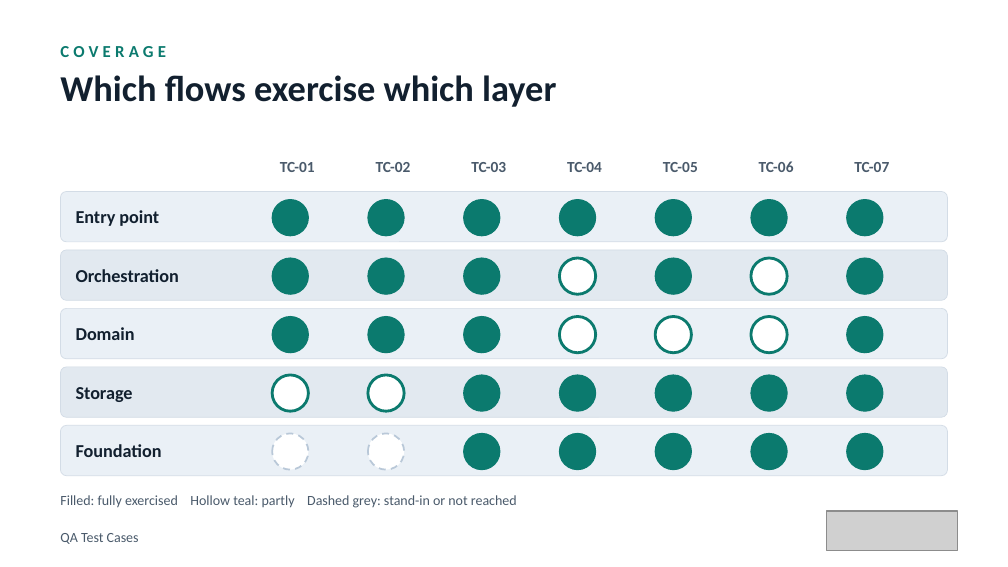
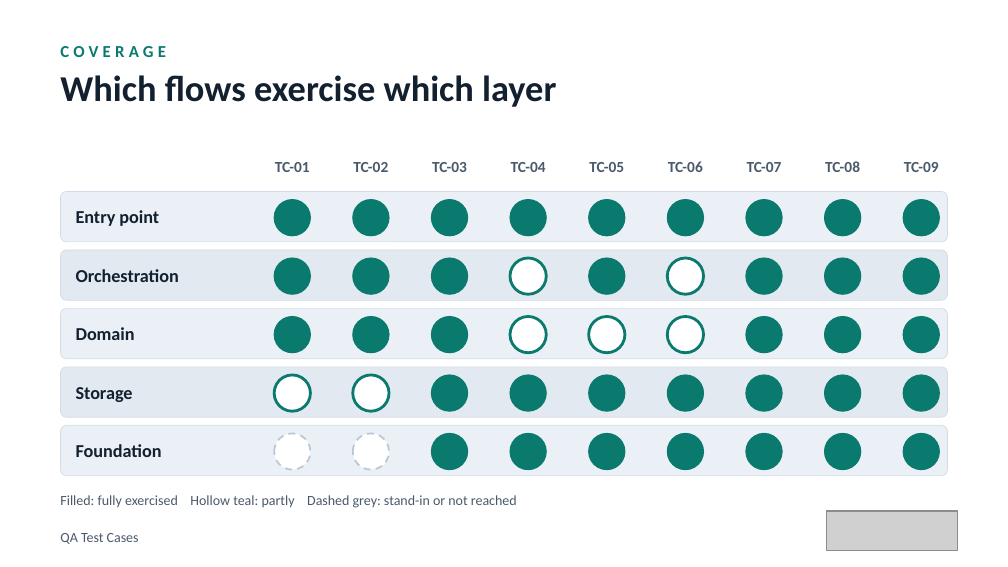
Before and after one commit to elitesoftwareqa/ev-charger, a slide deck: slide 6 of docs/presentation/EV-Charger-QA-Test-Cases.pptx. Drawn at 1008x567 pixels with LibreOffice and Linux fonts; fonts in the diff are those of the drawing; grey boxes stand for pictures. Boxes give left, top, right and bottom in pixels: in the first picture for what was removed or moved away, otherwise in the second. Text is boxed around its words. In the diff, an @@ line names an element or a change of style, - is before the commit and + after.

```diff
--- a/docs/presentation/EV-Charger-QA-Test-Cases.pptx
+++ b/docs/presentation/EV-Charger-QA-Test-Cases.pptx
@@ text "TC-01": place and size @@
-text "TC-01" at box(280, 162, 315, 172)
+text "TC-01" at box(275, 162, 310, 172)
@@ text "TC-02": place and size @@
-text "TC-02" at box(376, 162, 411, 172)
+text "TC-02" at box(353, 162, 388, 172)
@@ text "TC-03": place and size @@
-text "TC-03" at box(471, 162, 506, 172)
+text "TC-03" at box(432, 162, 467, 172)
@@ text "TC-04": place and size @@
-text "TC-04" at box(567, 162, 602, 172)
+text "TC-04" at box(511, 162, 546, 172)
@@ text "TC-05": place and size @@
-text "TC-05" at box(663, 162, 698, 172)
+text "TC-05" at box(589, 162, 624, 172)
@@ text "TC-06": place and size @@
-text "TC-06" at box(759, 161, 794, 172)
+text "TC-06" at box(668, 161, 703, 172)
@@ text "TC-07": place and size @@
-text "TC-07" at box(854, 162, 889, 172)
+text "TC-07" at box(747, 162, 782, 172)
@@ text added at box(825, 161, 860, 172), 11 pt, text #4A5A6B, bold @@
+TC-08
@@ text added at box(904, 162, 939, 172), 11 pt, text #4A5A6B, bold @@
+TC-09
@@ ellipse added at box(510, 200, 546, 236), fill #0B7A6E, outline #0B7A6E 0.75 pt @@
@@ ellipse added at box(903, 200, 939, 236), fill #0B7A6E, outline #0B7A6E 0.75 pt @@
@@ ellipse: place and size @@
-ellipse at box(559, 258, 596, 294)
+ellipse at box(510, 258, 546, 294)
@@ ellipse: place and size @@
-ellipse at box(655, 258, 691, 294)
+ellipse at box(589, 258, 625, 294)
@@ ellipse: place and size @@
-ellipse at box(751, 258, 787, 294)
+ellipse at box(667, 258, 704, 294)
@@ ellipse added at box(746, 258, 782, 294), fill #0B7A6E, outline #0B7A6E 0.75 pt @@
@@ ellipse added at box(903, 258, 939, 294), fill #0B7A6E, outline #0B7A6E 0.75 pt @@
@@ ellipse added at box(510, 317, 546, 353), fill #FFFFFF, outline #0B7A6E 2 pt @@
@@ 4 ellipses: place and size @@
-4 ellipses at box(751, 200, 787, 470)
+4 ellipses at box(746, 200, 782, 470)
@@ ellipse at box(746, 317, 782, 353): fill #FFFFFF to #0B7A6E; outline #0B7A6E 2 pt to #0B7A6E 0.75 pt @@
@@ ellipse added at box(903, 317, 939, 353), fill #0B7A6E, outline #0B7A6E 0.75 pt @@
@@ ellipse added at box(510, 375, 546, 411), fill #0B7A6E, outline #0B7A6E 0.75 pt @@
@@ ellipse added at box(903, 375, 939, 411), fill #0B7A6E, outline #0B7A6E 0.75 pt @@
@@ 5 ellipses: place and size @@
-5 ellipses at box(368, 200, 404, 470)
+5 ellipses at box(353, 200, 389, 470)
@@ 5 ellipses: place and size @@
-5 ellipses at box(464, 200, 500, 470)
+5 ellipses at box(431, 200, 468, 470)
@@ ellipse added at box(510, 433, 546, 470), fill #0B7A6E, outline #0B7A6E 0.75 pt @@
@@ 4 ellipses: place and size @@
-4 ellipses at box(559, 200, 596, 470)
+4 ellipses at box(589, 200, 625, 470)
@@ 4 ellipses: place and size @@
-4 ellipses at box(655, 200, 691, 470)
+4 ellipses at box(667, 200, 704, 470)
@@ 5 ellipses: place and size @@
-5 ellipses at box(847, 200, 883, 470)
+5 ellipses at box(825, 200, 861, 470)
@@ ellipse added at box(903, 433, 939, 470), fill #0B7A6E, outline #0B7A6E 0.75 pt @@
```
Also in this commit, not shown: 11 other slides changed, 2 slides added, 1 other file.
